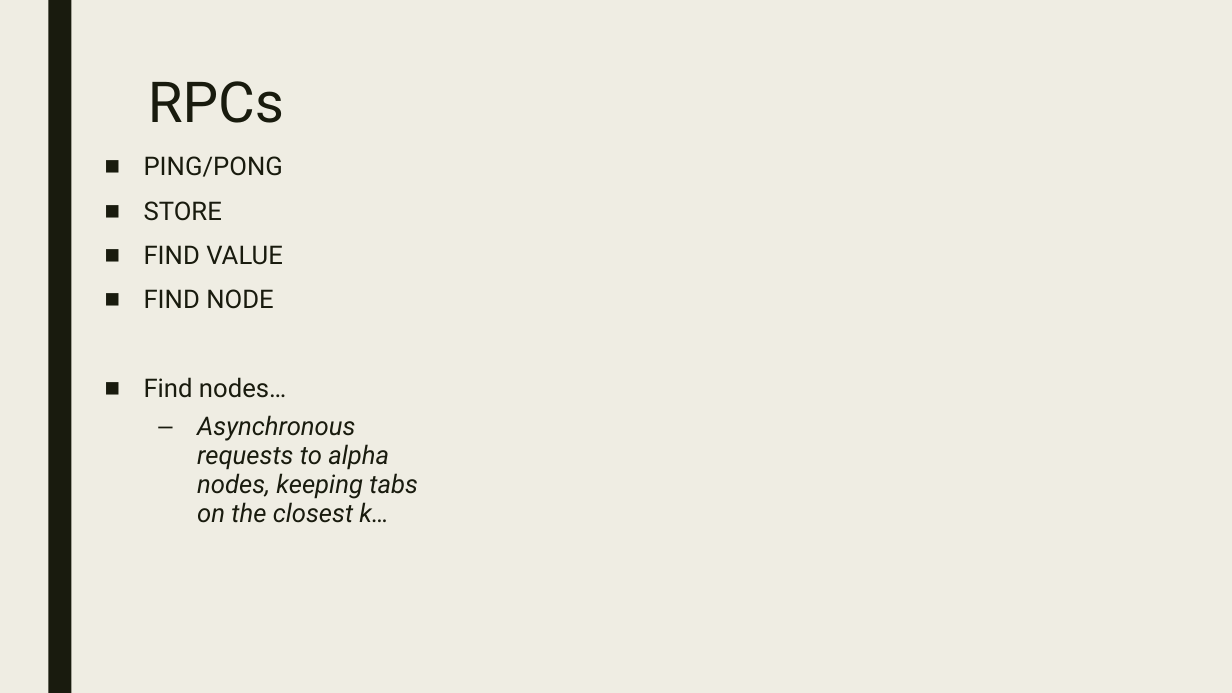
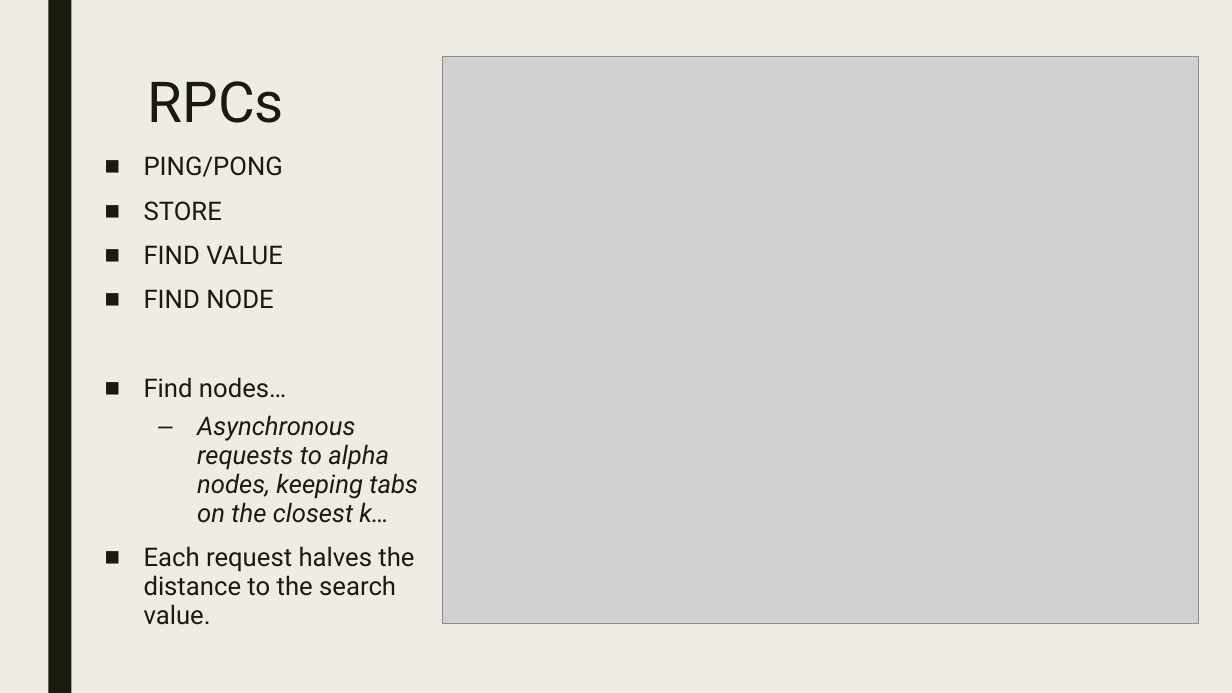
Before and after one commit to rowan-maclachlan/cmpt-434-proj, a slide deck: slide 6 of report/presentation.pptx. Drawn at 1232x693 pixels with LibreOffice and Linux fonts; fonts in the diff are those of the drawing; grey boxes stand for pictures. Boxes give left, top, right and bottom in pixels: in the first picture for what was removed or moved away, otherwise in the second. Text is boxed around its words. In the diff, an @@ line names an element or a change of style, - is before the commit and + after.

Commit message:
added photo to powerpoint

```diff
--- a/report/presentation.pptx
+++ b/report/presentation.pptx
@@ picture added at [442,56,1199,624] @@
@@ text at [144,546,414,625]: paragraph added @@
+■ Each request halves the distance to the search value.
```
